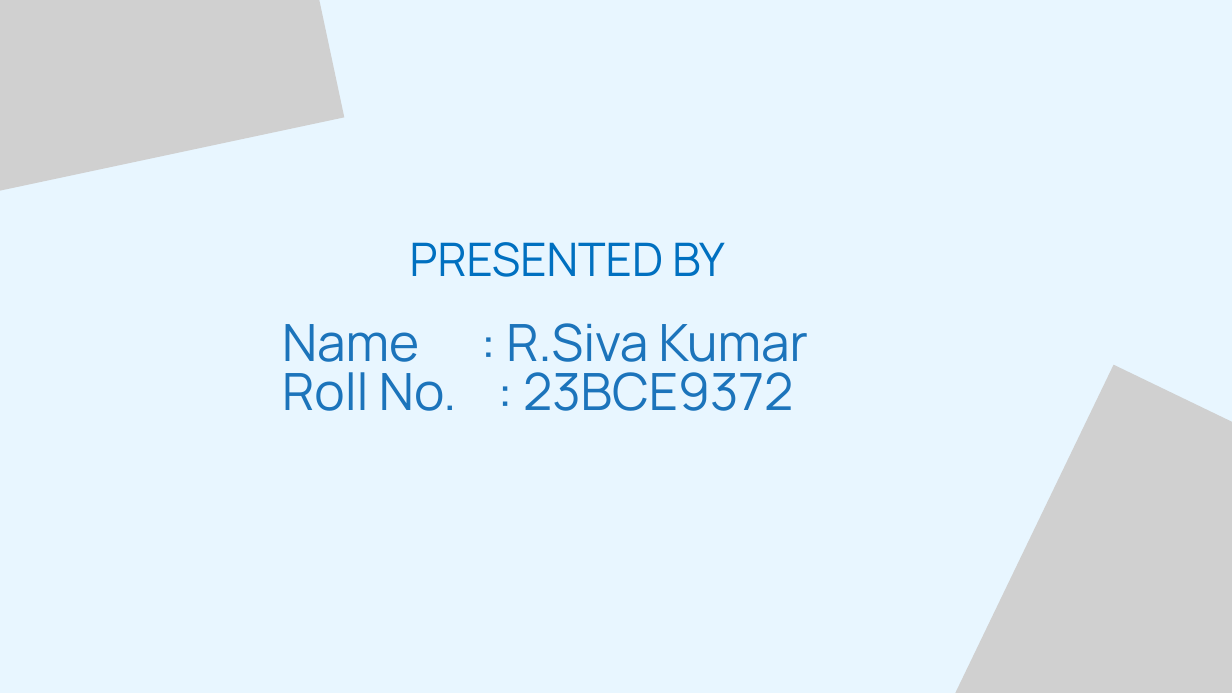
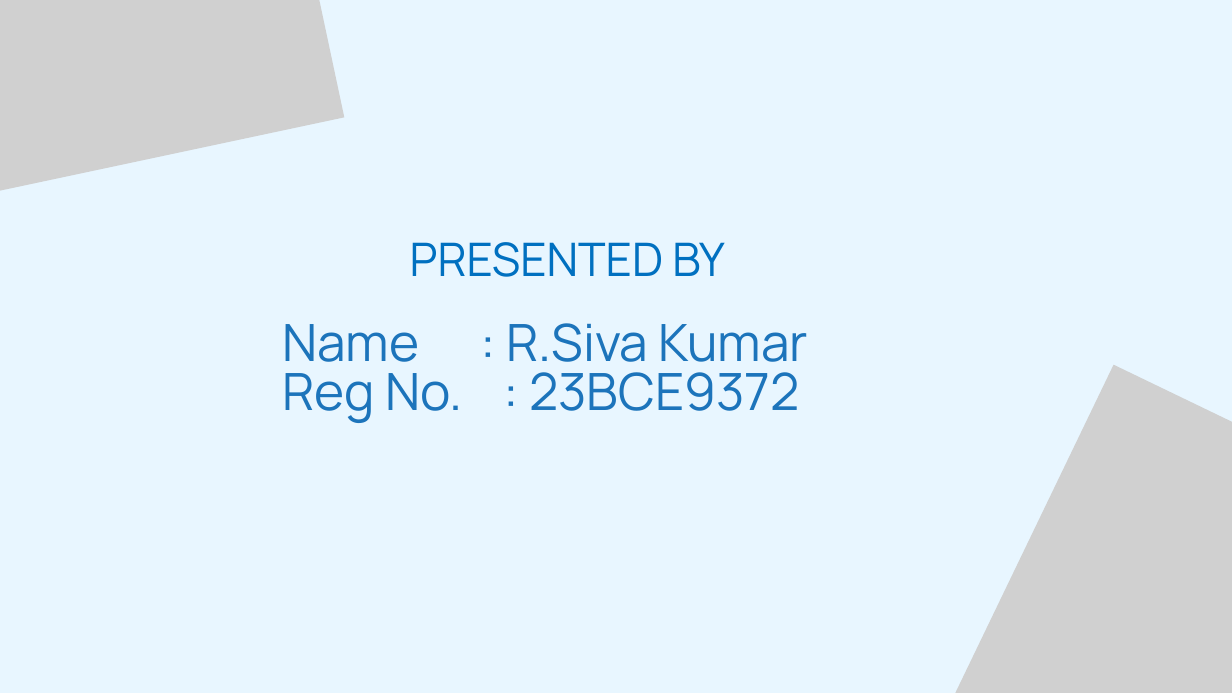
Before and after one commit to Sivakumar10036/Student-Performance-Analysis, a slide deck: slide 2 of Student Performance Analysis.pptx. Drawn at 1232x693 pixels with LibreOffice and Linux fonts; fonts in the diff are those of the drawing; grey boxes stand for pictures. Boxes give left, top, right and bottom in pixels: in the first picture for what was removed or moved away, otherwise in the second. Text is boxed around its words. In the diff, an @@ line names an element or a change of style, - is before the commit and + after.

Commit message:
SPA

```diff
--- a/Student Performance Analysis.pptx
+++ b/Student Performance Analysis.pptx
@@ text at [282,372,799,423]: text changed @@
-Roll No. : 23BCE9372
+Reg No. : 23BCE9372
```
